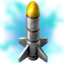
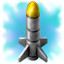
Layer changes from the first 64 x 64 image to the second:
painted on "stasis_impact_effect.png" over [0, 0, 64, 64]
